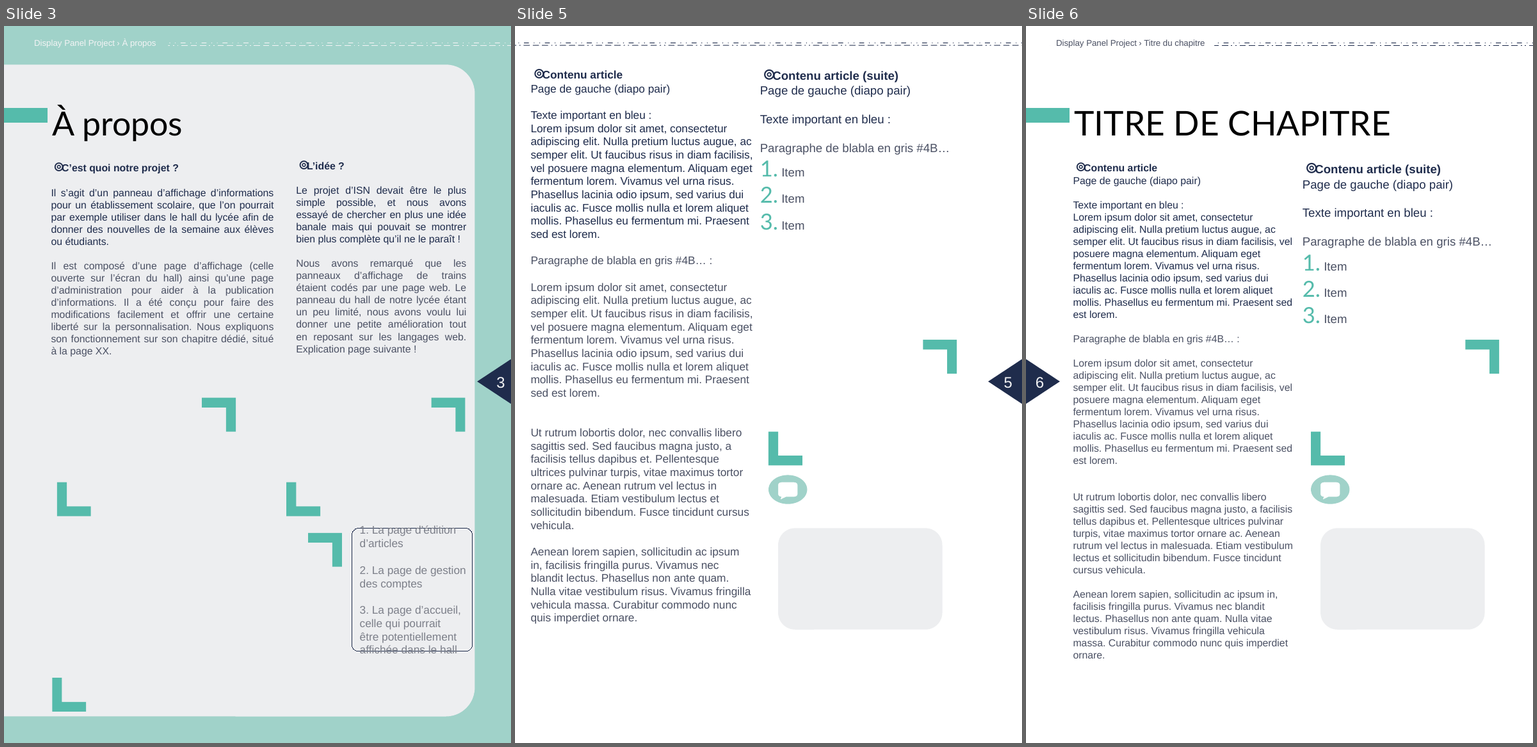
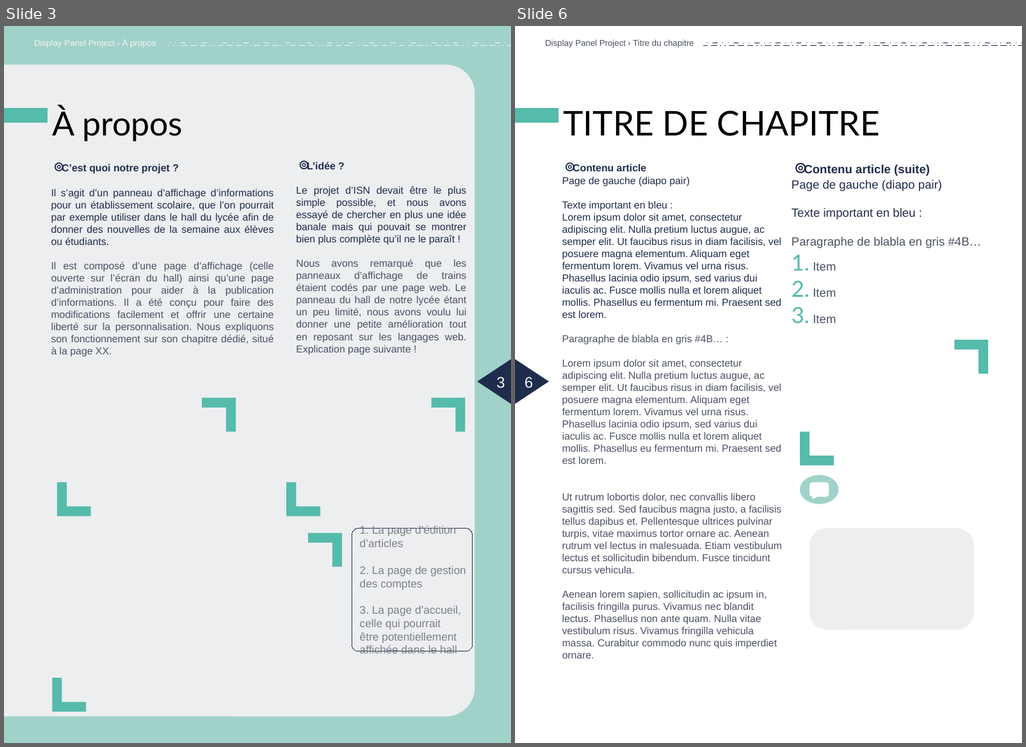
Before and after one commit to LoganTann/panneau, a slide deck: compte-rendu/CR_papier.odp. Shown side by side, each under a label of ours: slides 3, 5 and 6 before the commit, slides 3 and 6 after it; the slides between them are not shown. The pictures are 1537x747 and 1026x747 pixels, drawn with LibreOffice and Linux fonts; fonts in the diff are those of the drawing. Boxes give left, top, right and bottom in pixels: in the first picture for what was removed or moved away, otherwise in the second. Text is boxed around its words. In the diff, an @@ line names an element or a change of style, - is before the commit and + after.

```diff
--- a/compte-rendu/CR_papier.odp
+++ b/compte-rendu/CR_papier.odp
@@ slide 5 removed at [515,26,1022,743], background #FFFFFF @@
@@ line removed from (1022, 43) to (515, 43) @@
@@ line removed from (515, 45) to (1022, 45) @@
@@ text removed at [531,70,752,624] @@
-⌾ Contenu article
-Page de gauche (diapo pair)
-Texte important en bleu :
-Lorem ipsum dolor sit amet, consectetur adipiscing elit. Nulla pretium luctus augue, ac semper elit. Ut faucibus risus in diam facilisis, vel posuere magna elementum. Aliquam eget fermentum lorem. Vivamus vel urna risus. Phasellus lacinia odio ipsum, sed varius dui iaculis ac. Fusce mollis nulla et lorem aliquet mollis. Phasellus eu fermentum mi. Praesent sed est lorem.
-Paragraphe de blabla en gris #4B… :
-Lorem ipsum dolor sit amet, consectetur adipiscing elit. Nulla pretium luctus augue, ac semper elit. Ut faucibus risus in diam facilisis, vel posuere magna elementum. Aliquam eget fermentum lorem. Vivamus vel urna risus. Phasellus lacinia odio ipsum, sed varius dui iaculis ac. Fusce mollis nulla et lorem aliquet mollis. Phasellus eu fermentum mi. Praesent sed est lorem.
-Ut rutrum lobortis dolor, nec convallis libero sagittis sed. Sed faucibus magna justo, a facilisis tellus dapibus et. Pellentesque ultrices pulvinar turpis, vitae maximus tortor ornare ac. Aenean rutrum vel lectus in malesuada. Etiam vestibulum lectus et sollicitudin bibendum. Fusce tincidunt cursus vehicula.
-Aenean lorem sapien, sollicitudin ac ipsum in, facilisis fringilla purus. Vivamus nec blandit lectus. Phasellus non ante quam. Nulla vitae vestibulum risus. Vivamus fringilla vehicula massa. Curabitur commodo nunc quis imperdiet ornare.
@@ text removed at [760,71,950,230] @@
-⌾ Contenu article (suite)
-Page de gauche (diapo pair)
-Texte important en bleu :
-Paragraphe de blabla en gris #4B…
-1. Item
-2. Item
-3. Item
@@ freeform shape removed at [923,340,957,374] @@
@@ triangle removed at [988,359,1022,404] @@
@@ page number removed at [1004,377,1012,388] @@
-5
@@ freeform shape removed at [768,431,802,465] @@
@@ freeform shape removed at [768,475,807,503] @@
@@ rounded rectangle removed at [778,528,943,629] @@
```
Also in this commit, not shown: 1 slide changed, 1 slide added, 2 other files.
